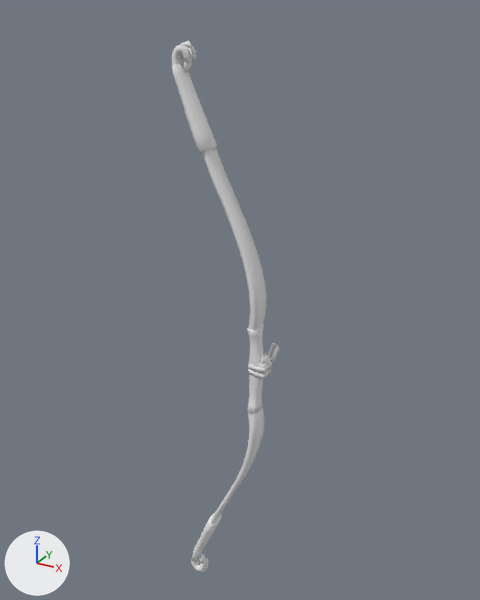
Before and after pictures for a commit that changed the OBJ model assets/models/Bow.obj.
Rendered twice from a 50 mm lens placed at (1.08, -2.09, 1.32), pointed at (-0.19, 0.22, 0.17). The lights are fixed; the arrows at lower left show +X, +Y and +Z. Where no turn or scale is listed for an object, it has been applied to the vertices.

The first picture shows 'Bow_recurve'.
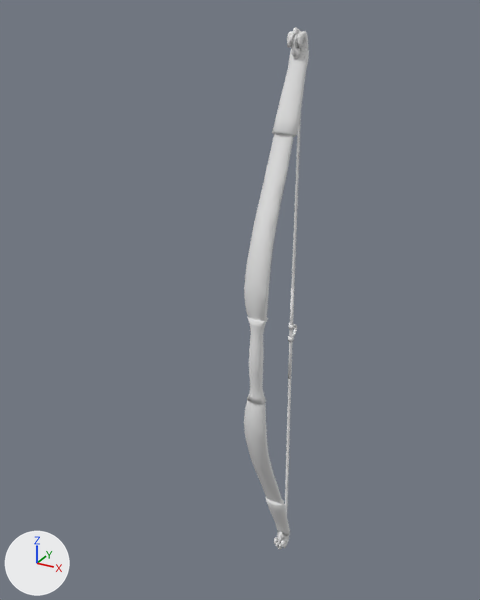
Edits to the bpy script that builds the scene:
```text
Change me_bow_recurve:
    used by ob_bow_recurve; location = (0.0, 0.0, 0.0)
    remove me_bow_recurve.from_pydata(...)  # 1208 vertices, 2262 faces, 1 loose edge; spans x -0.35..0.05, y -0.05..0.11, z -1.23..1.22
    remove me_bow_recurve.materials.append(mat_zippo)  # white #e7e7e7
    add me_bow_recurve.from_pydata(...)  # 1097 vertices, 2119 faces, 1 loose edge; spans x -0.05..0.05, y -0.04..0.38, z -1.19..1.26
    me_bow_recurve part 1: the loose piece of 92 vertices spanning x -0.34..-0.19, y -0.05..0.05, z -1.16..-0.86 is turned -90 degrees about the z axis through its middle, then moved by (0.26, 0.26, 0.04)
    me_bow_recurve part 2: the loose piece of 92 vertices spanning x -0.34..-0.18, y -0.05..0.05, z 0.84..1.14 is turned -90 degrees about the z axis through its middle, then moved by (0.26, 0.26, 0.04)
    me_bow_recurve part 3: the loose piece of 204 vertices spanning x -0.33..0.02, y -0.05..0.05, z 0.18..1.2 is turned -90 degrees about the z axis through its middle, then moved by (0.16, 0.15, 0.04)
    me_bow_recurve part 4: the loose piece of 204 vertices spanning x -0.33..0.02, y -0.05..0.05, z -1.22..-0.19 is turned -90 degrees about the z axis through its middle, then moved by (0.16, 0.15, 0.04)
    me_bow_recurve part 5: the loose piece of 50 vertices spanning x -0.3..-0.26, y -0.01..0.01, z 1.15..1.2 is turned -90 degrees about the z axis through its middle, then moved by (0.28, 0.28, 0.04)
    me_bow_recurve part 6: a new loose piece of 101 vertices spanning x -0.01..0.02, y 0.26..0.35, z -1.19..1.26, in mat_bow_recurve (white #e7e7e7)
    me_bow_recurve part 7: a new loose piece of 52 vertices spanning x 0.0..0.01, y 0.32..0.34, z -0.22..0.22, in mat_bow_recurve (white #e7e7e7)
    me_bow_recurve part 8: 6 loose pieces with 239 vertices, spanning x -0.35..0.05, y -0.02..0.11, z -1.23..1.22, are deleted
    me_bow_recurve part 9: 3 vertices moved within x 0.02, y -0.02, z -0.05..0.15; 250 vertices removed from x -0.03..0.05, y -0.04..0.05, z -0.2..0.18; 101 vertices added at x -0.04..0.04, y -0.04..0.03, z -0.16..0.22
```

What differs and where, as boxes (x1, y1, x2, y2) in the pictures (480 x 600 px; the box of a moved part takes in the faces that stretch with it):
'Bow_recurve', reshaped (39% narrower)
    before: (172, 41, 279, 572)
    after: (244, 27, 309, 550)
part 1 of me_bow_recurve, moved or reshaped
    before: (191, 513, 222, 561)
    after: (265, 497, 290, 536)
part 2 of me_bow_recurve, moved or reshaped
    before: (172, 63, 217, 153)
    after: (272, 49, 309, 137)
part 3 of me_bow_recurve, moved or reshaped
    before: (172, 45, 267, 331)
    after: (244, 31, 308, 321)
part 4 of me_bow_recurve, moved or reshaped
    before: (191, 407, 264, 572)
    after: (244, 400, 289, 548)
part 5 of me_bow_recurve, moved or reshaped
    before: (188, 47, 195, 57)
    after: (290, 34, 297, 44)
part 6 of me_bow_recurve, added
    after: (277, 27, 301, 550)
part 7 of me_bow_recurve, added
    after: (288, 289, 294, 379)
part 8 of me_bow_recurve, deleted
    before: (180, 41, 279, 572)
part 9 of me_bow_recurve, cut back
    before: (247, 324, 272, 414)
    after: (247, 317, 268, 404)
